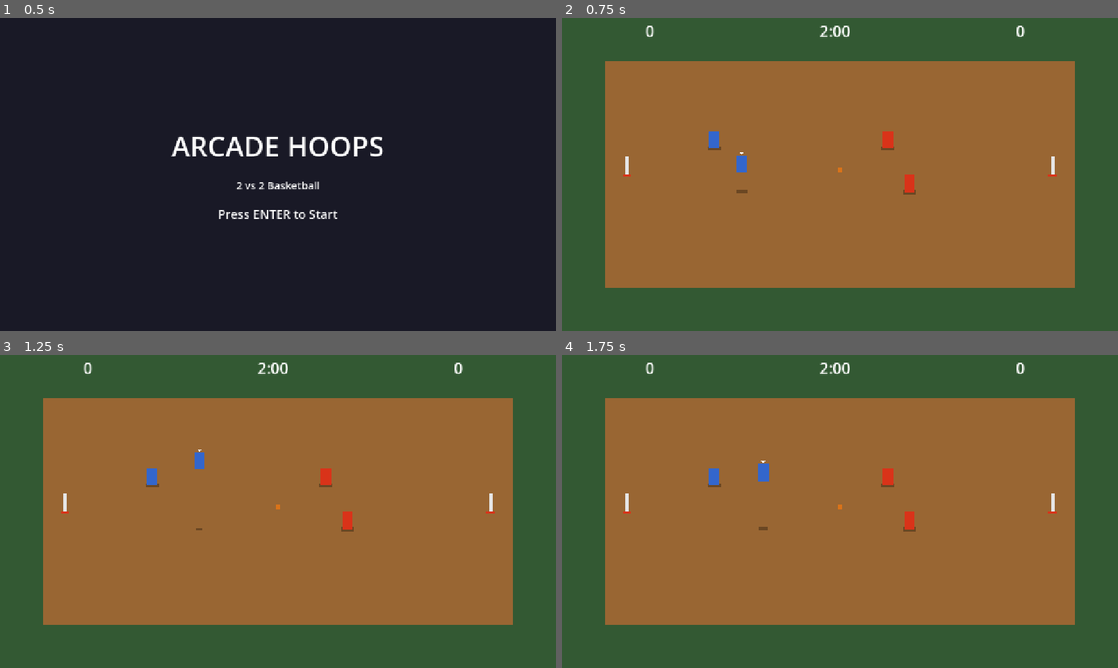
Above: before the commit, frames 1-4 (two rows, left to right).
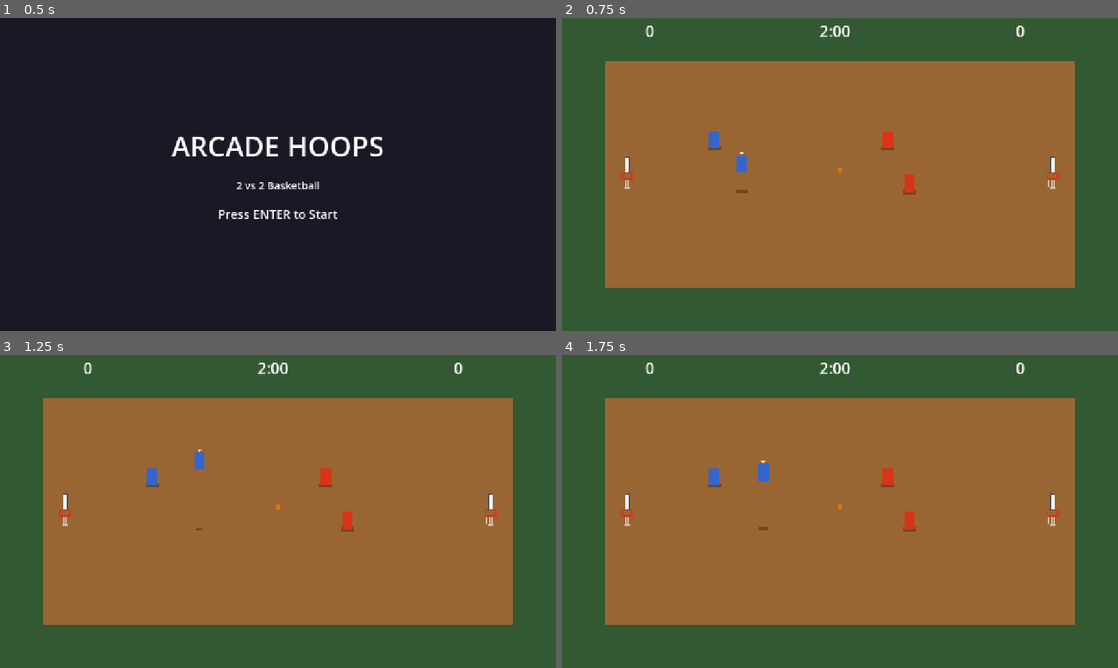
Above: after the commit, the same moments.

Repository: kfiggins/nba-jam-clone
Game: Godot game, scene res://scenes/ui/title_screen.tscn
The game is run twice, just before and just after one commit, with the same random seed, the same clock (stepped at 60 frames per second) and the same inputs.
Inputs (mouse positions are in pixels of both pictures, inside the frame that each line leads up to):
- Up to frame 1 (0.5 s): no input
- Up to frame 2 (0.75 s): tap Enter (start_game) at 0.5 s; move the mouse to (962, 158) at 0.52 s; hold D (move_right) from 0.53 s (still down); hold Enter (start_game) from 0.53 s (still down); tap J (shoot) at 0.6 s; click (962, 158) at 0.67 s
- Up to frame 3 (1.25 s): keep holding D (move_right); keep holding Enter (start_game)
- Up to frame 4 (1.75 s): release D (move_right) at 1.25 s; release Enter (start_game) at 1.25 s; drag from (728, 527) to (840, 508) at 1.27 s

Frame 1 is identical in both runs. In frame 2, 0.2% of the frame differs, in the area x 10-90%, y 44-55%; in frame 3, 0.2%; in frame 4, 0.2%.

Commit message:
Improve basket visuals — proper backboard, rim, net with swish animation
Basket now has a pole, outlined backboard, rectangular rim opening, and hanging
net strings. Rim is at the top of the pole. Net plays a stretch/bounce animation
on made shots. Rim shake still works on dunks.

Co-Authored-By: Claude Opus 4.6 <noreply@anthropic.com>

Diff:
--- a/scenes/court/basket.gd
+++ b/scenes/court/basket.gd
@@ -1,6 +1,6 @@
 class_name Basket
 extends Node2D
-## Basketball hoop with a rim position, pseudo-3D height, and rim shake effect.
+## Basketball hoop with a rim position, pseudo-3D height, rim shake, and net swish.
 
 ## Which team scores on this basket (1 or 2).
 @export var team_target: int = 1
@@ -14,7 +14,7 @@
 
 
 func rim_shake() -> Tween:
-	var rim := $Rim as ColorRect
+	var rim := $Rim as Node2D
 	if not rim:
 		return null
 	var config := GameConfig.data
@@ -27,3 +27,16 @@
 	tween.tween_property(rim, "position:x", intensity * 0.5, step)
 	tween.tween_property(rim, "position:x", 0.0, step)
 	return tween
+
+
+func net_swish() -> Tween:
+	var net := $Net as Node2D
+	if not net:
+		return null
+	var tween := create_tween()
+	# Quick stretch down then bounce back
+	tween.tween_property(net, "scale:y", 1.4, 0.1)
+	tween.tween_property(net, "scale:y", 0.8, 0.1)
+	tween.tween_property(net, "scale:y", 1.1, 0.1)
+	tween.tween_property(net, "scale:y", 1.0, 0.1)
+	return tween
--- a/scenes/court/basket.tscn
+++ b/scenes/court/basket.tscn
@@ -5,16 +5,91 @@
 [node name="Basket" type="Node2D"]
 script = ExtResource("1")
 
+[node name="Pole" type="ColorRect" parent="."]
+offset_left = -3.0
+offset_top = -5.0
+offset_right = 3.0
+offset_bottom = 60.0
+color = Color(0.5, 0.5, 0.5, 1)
+z_index = -1
+
+[node name="BackboardOutline" type="ColorRect" parent="."]
+offset_left = -5.0
+offset_top = -40.0
+offset_right = 5.0
+offset_bottom = -4.0
+color = Color(0.3, 0.3, 0.3, 1)
+
 [node name="Backboard" type="ColorRect" parent="."]
-offset_left = -3.0
-offset_top = -40.0
-offset_right = 3.0
-offset_bottom = 0.0
-color = Color(0.9, 0.9, 0.9, 1)
+offset_left = -4.0
+offset_top = -39.0
+offset_right = 4.0
+offset_bottom = -5.0
+color = Color(0.95, 0.95, 0.95, 1)
 
-[node name="Rim" type="ColorRect" parent="."]
+[node name="Rim" type="Node2D" parent="."]
+
+[node name="RimBack" type="ColorRect" parent="Rim"]
+offset_left = -14.0
+offset_top = -6.0
+offset_right = 14.0
+offset_bottom = -2.0
+color = Color(0.7, 0.15, 0.08, 1)
+
+[node name="RimLeft" type="ColorRect" parent="Rim"]
+offset_left = -14.0
+offset_top = -6.0
+offset_right = -10.0
+offset_bottom = 10.0
+color = Color(0.85, 0.2, 0.1, 1)
+
+[node name="RimRight" type="ColorRect" parent="Rim"]
+offset_left = 10.0
+offset_top = -6.0
+offset_right = 14.0
+offset_bottom = 10.0
+color = Color(0.85, 0.2, 0.1, 1)
+
+[node name="RimFront" type="ColorRect" parent="Rim"]
+offset_left = -14.0
+offset_top = 8.0
+offset_right = 14.0
+offset_bottom = 12.0
+color = Color(0.85, 0.2, 0.1, 1)
+
+[node name="Net" type="Node2D" parent="."]
+
+[node name="NetLine1" type="ColorRect" parent="Net"]
 offset_left = -10.0
-offset_top = 0.0
+offset_top = 12.0
+offset_right = -8.0
+offset_bottom = 28.0
+color = Color(1, 1, 1, 0.6)
+
+[node name="NetLine2" type="ColorRect" parent="Net"]
+offset_left = -4.0
+offset_top = 12.0
+offset_right = -2.0
+offset_bottom = 30.0
+color = Color(1, 1, 1, 0.6)
+
+[node name="NetLine3" type="ColorRect" parent="Net"]
+offset_left = 2.0
+offset_top = 12.0
+offset_right = 4.0
+offset_bottom = 30.0
+color = Color(1, 1, 1, 0.6)
+
+[node name="NetLine4" type="ColorRect" parent="Net"]
+offset_left = 8.0
+offset_top = 12.0
 offset_right = 10.0
-offset_bottom = 6.0
-color = Color(0.85, 0.2, 0.1, 1)
+offset_bottom = 28.0
+color = Color(1, 1, 1, 0.6)
+
+[node name="NetBottom" type="ColorRect" parent="Net"]
+offset_left = -6.0
+offset_top = 28.0
+offset_right = 6.0
+offset_bottom = 32.0
+color = Color(1, 1, 1, 0.5)
--- a/scenes/main/main.gd
+++ b/scenes/main/main.gd
@@ -86,6 +86,9 @@
 	var hud := _get_hud()
 	if hud:
 		hud.on_shot_made(points)
+	var basket := _get_basket(shooter.team if shooter else 0)
+	if basket:
+		basket.net_swish()
 	AudioManager.play_sfx("swish")
 
 
--- a/tests/test_juice.gd
+++ b/tests/test_juice.gd
@@ -132,7 +132,7 @@
 func test_rim_node_exists_in_basket() -> void:
 	var basket: Basket = load("res://scenes/court/basket.tscn").instantiate() as Basket
 	add_child(basket)
-	var rim: ColorRect = basket.get_node("Rim") as ColorRect
+	var rim: Node2D = basket.get_node("Rim") as Node2D
 	assert_not_null(rim, "Basket should have a Rim child")
 	basket.queue_free()
 
